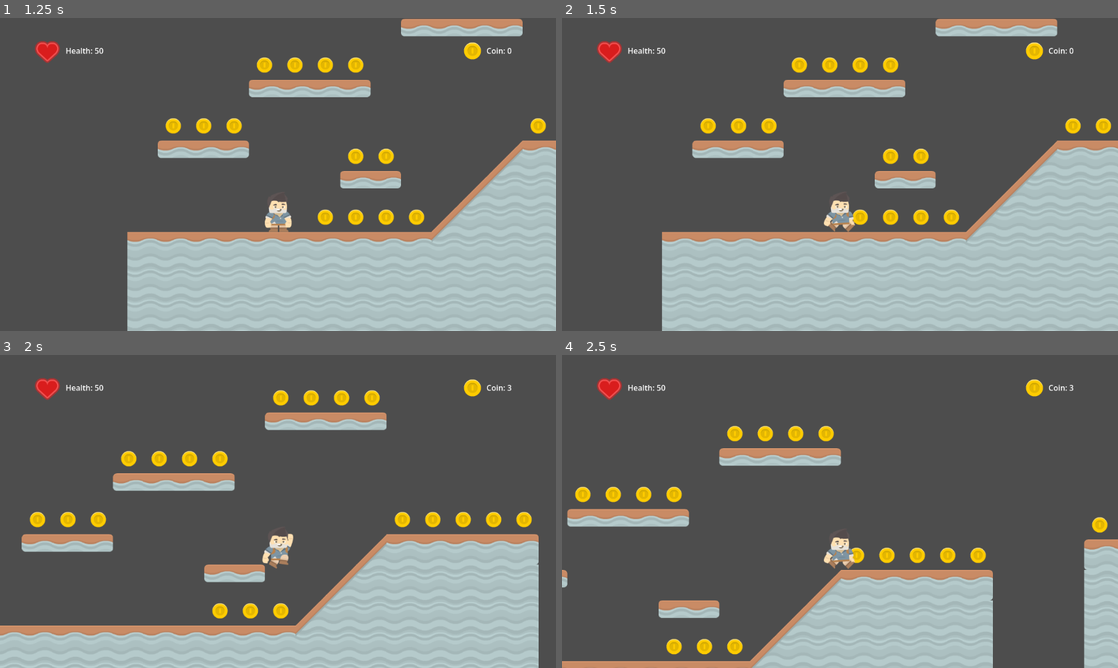
Above: before the commit, frames 1-4 (two rows, left to right).
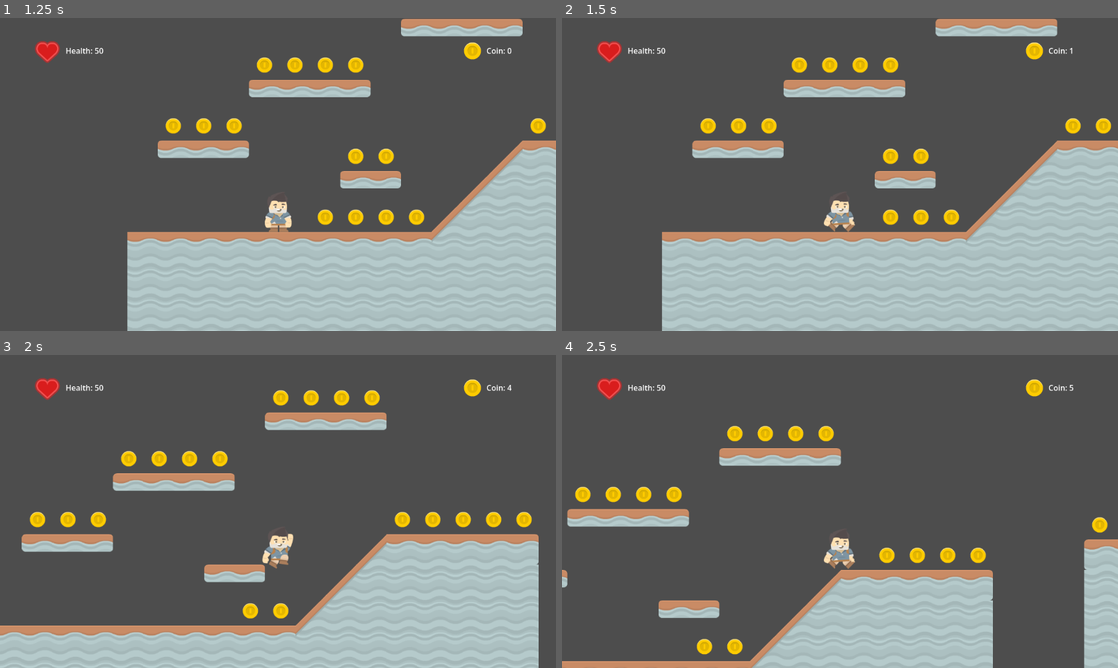
Above: after the commit, the same moments.

Repository: CBKain23/godotprojectplayground
Game: Godot game, scene res://ui/main_menu.tscn
The game is run twice, just before and just after one commit, with the same random seed, the same clock (stepped at 60 frames per second) and the same inputs.
Inputs:
- Up to frame 1 (1.25 s): click "Start Game" at 0.5 s
- Up to frame 2 (1.5 s): hold Right (move_right) from 1.28 s (still down)
- Up to frame 3 (2 s): keep holding Right (move_right); tap Space (jump) at 1.52 s
- Up to frame 4 (2.5 s): keep holding Right (move_right); tap Space (jump) at 2.27 s

Frame 1 is identical in both runs. In frame 2, 0.1% of the frame differs, in the area x 52-92%, y 9-67%; in frame 3, 0.1%; in frame 4, 0.2%, in the area x 18-92%, y 9-96%.

Commit message:
New Build with bigger Pickup collision

Diff:
--- a/game objects/character.tscn
+++ b/game objects/character.tscn
@@ -50,9 +50,8 @@
 "speed": 5.0
 }]
 
-[sub_resource type="CapsuleShape2D" id="CapsuleShape2D_vbq64"]
-radius = 20.0
-height = 92.0
+[sub_resource type="RectangleShape2D" id="RectangleShape2D_vfchb"]
+size = Vector2(80, 102)
 
 [sub_resource type="CapsuleShape2D" id="CapsuleShape2D_yxww1"]
 radius = 12.0
@@ -81,8 +80,8 @@
 collision_mask = 16
 
 [node name="PickUpCollision" type="CollisionShape2D" parent="PickUp" unique_id=394323930]
-position = Vector2(0, -14)
-shape = SubResource("CapsuleShape2D_vbq64")
+position = Vector2(0, -19)
+shape = SubResource("RectangleShape2D_vfchb")
 debug_color = Color(0.80343366, 0.005778193, 0.99999994, 0.41960785)
 
 [node name="PlayerCollision" type="CollisionShape2D" parent="." unique_id=707085496]
Not shown, changed: export_presets.cfg
Not shown, added: builds/feb18_26/v1/2DPlatformer.exe
Not shown, added: builds/feb18_26/v2/2DPlatformer.exe
